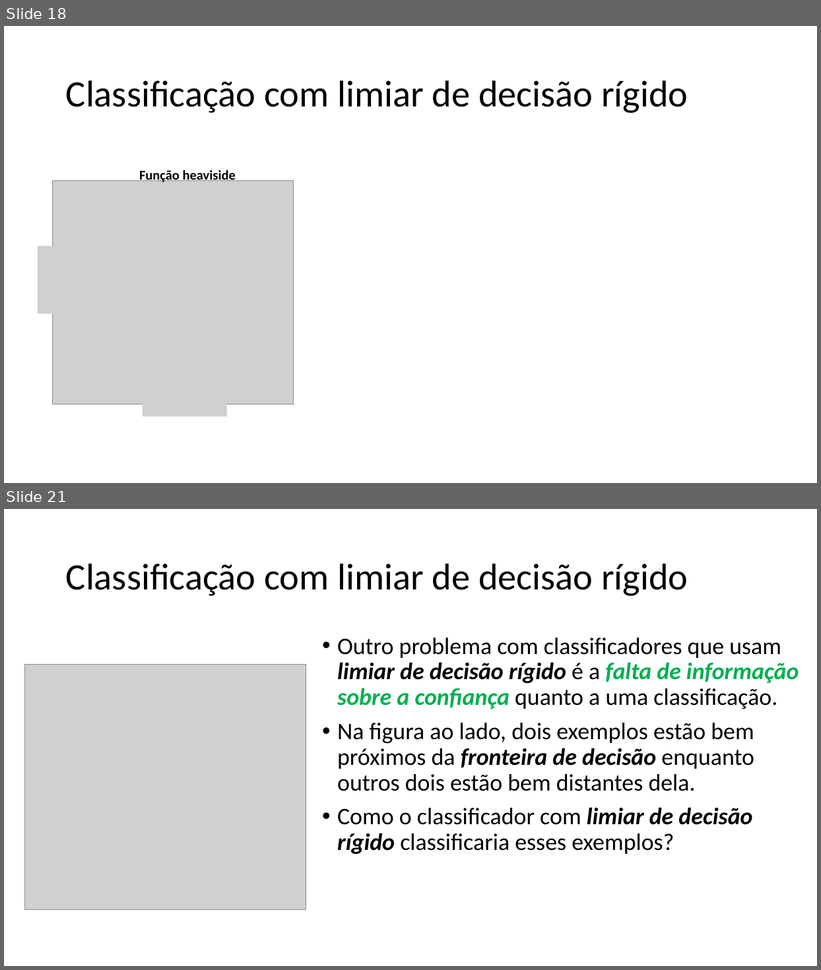
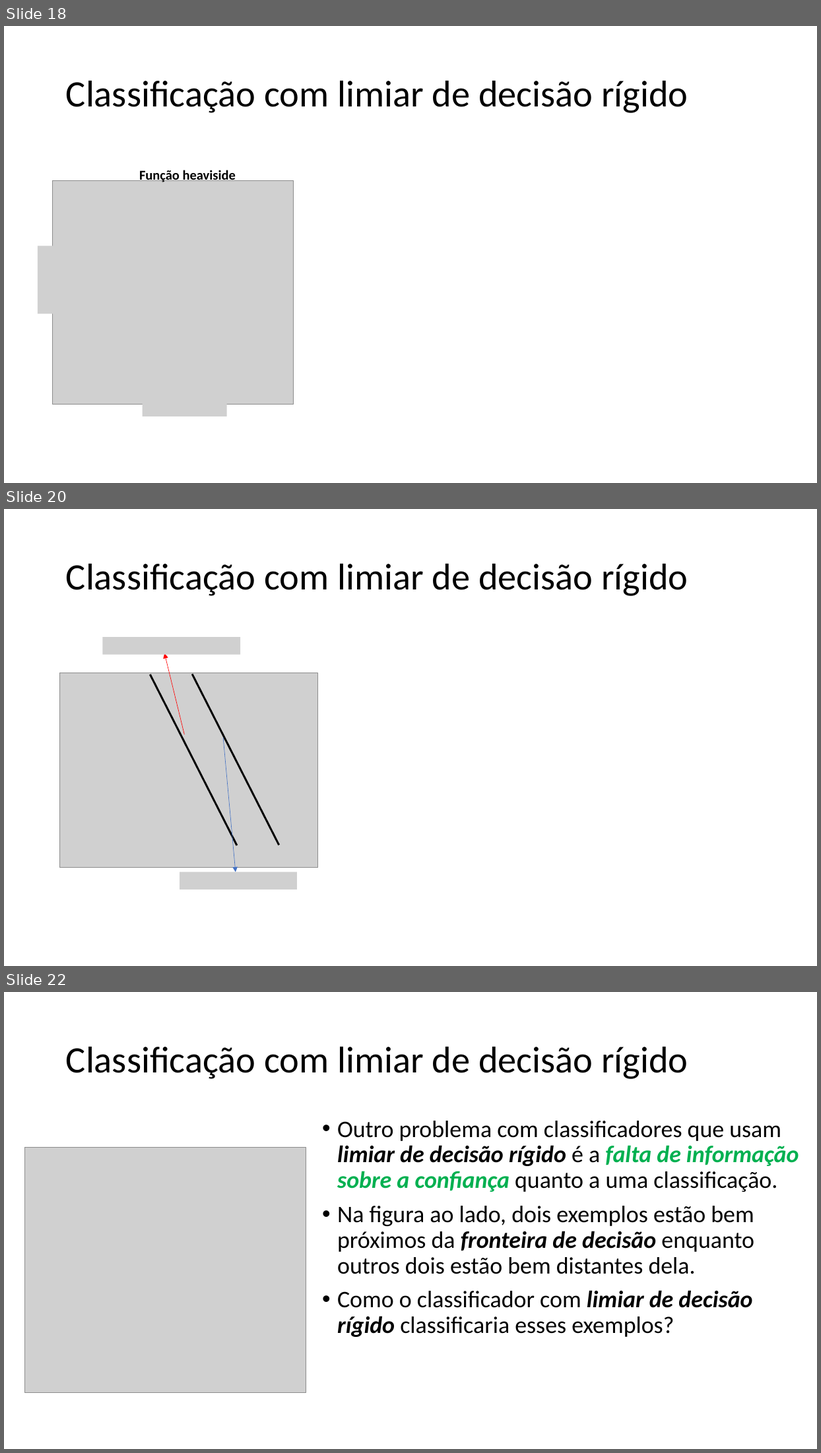
Before and after one commit to zz4fap/t320_aprendizado_de_maquina, a slide deck: slides/T320_Classificação (Parte II).pptx. Shown one above the other, each under a label of ours: slides 18 and 21 before the commit, slides 18, 20 and 22 after it; the slides between them are not shown. The pictures are 821x970 and 821x1453 pixels, drawn with LibreOffice and Linux fonts; fonts in the diff are those of the drawing; grey boxes stand for pictures. Boxes give left, top, right and bottom in pixels: in the first picture for what was removed or moved away, otherwise in the second. Text is boxed around its words. In the diff, an @@ line names an element or a change of style, - is before the commit and + after.

```diff
--- a/slides/T320_Classificação (Parte II).pptx
+++ b/slides/T320_Classificação (Parte II).pptx
@@ slide 20 added at (4, 509, 817, 966), background #FFFFFF @@
@@ title added at (66, 563, 688, 596), 44 pt, text #000000 @@
+Classificação com limiar de decisão rígido
@@ picture added at (103, 637, 241, 655) @@
@@ arrow added from (185, 735) to (164, 654), #FF0000 0.5 pt @@
@@ picture added at (60, 673, 318, 867) @@
@@ line added from (151, 675) to (237, 846), #000000 2.25 pt @@
@@ line added from (193, 674) to (279, 845), #000000 2.25 pt @@
@@ arrow added from (223, 738) to (236, 873), #4472C4 0.5 pt @@
@@ picture added at (180, 873, 297, 890) @@
@@ what was slide 21 is now slide 22 @@
```
Also in this commit, not shown: 2 slides changed, 1 other file.
